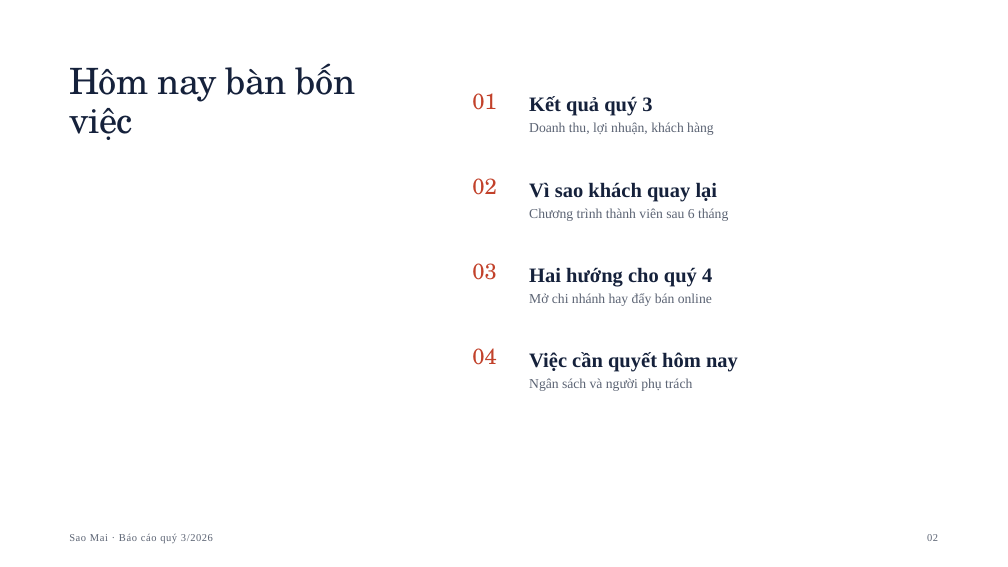
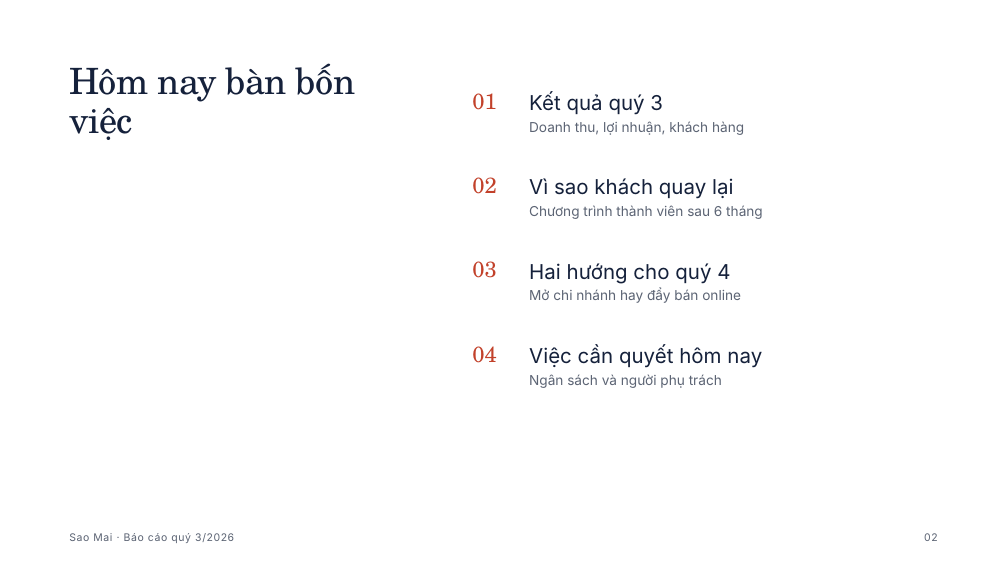
Before and after one commit to iamcaominhtien/kanban-board-mcp, a slide deck: slide 2 of server/services/slides_skill/themes/ledger/sample.pptx. Drawn at 1008x567 pixels with LibreOffice and Linux fonts; fonts in the diff are those of the drawing; background and template pictures are left out. Boxes give left, top, right and bottom in pixels: in the first picture for what was removed or moved away, otherwise in the second. Text is boxed around its words. In the diff, an @@ line names an element or a change of style, - is before the commit and + after.

```diff
--- a/server/services/slides_skill/themes/ledger/sample.pptx
+++ b/server/services/slides_skill/themes/ledger/sample.pptx
@@ font Times New Roman to Inter in 6 elements at [924, 533, 938, 541], [69, 533, 234, 543], [529, 289, 741, 303], [529, 121, 744, 135], [529, 374, 722, 388], [529, 205, 763, 219] @@
@@ font Times New Roman to Inter, bold off in 4 elements at [529, 93, 663, 115], [529, 178, 733, 199], [529, 263, 730, 284], [529, 346, 762, 368] @@
```
Also in this commit, not shown: 8 other slides changed, 51 other files.
